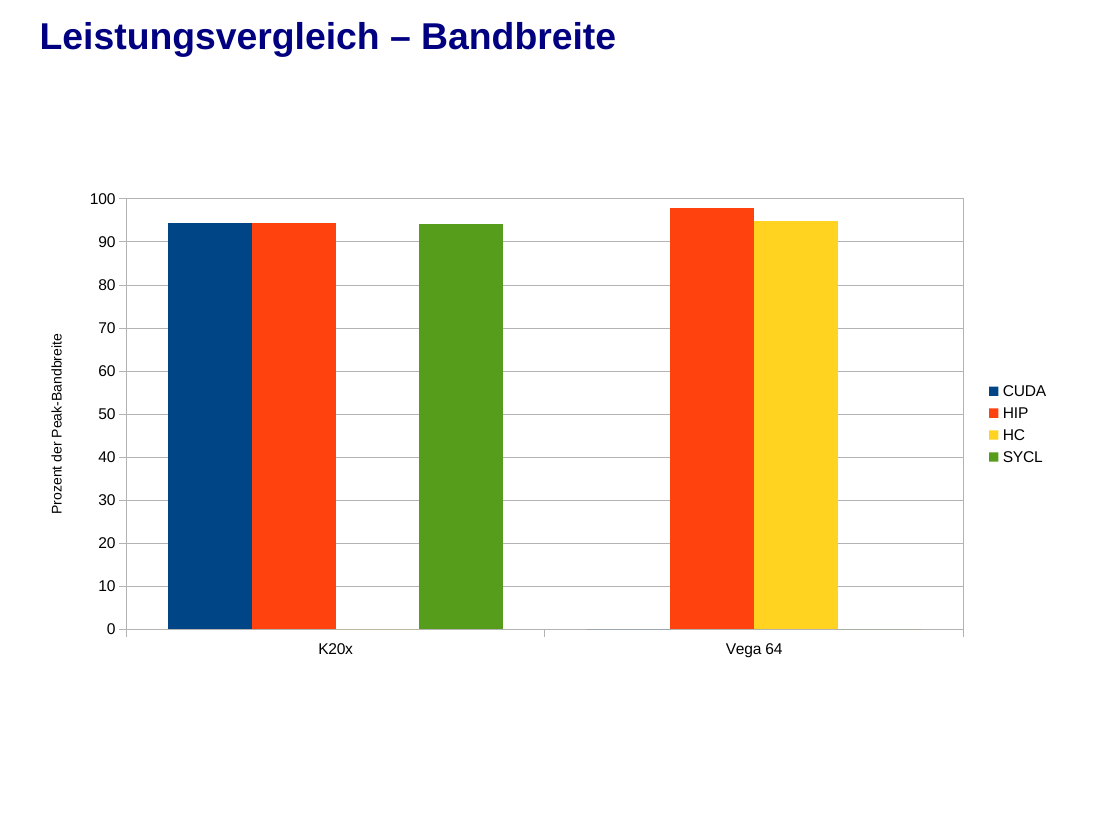
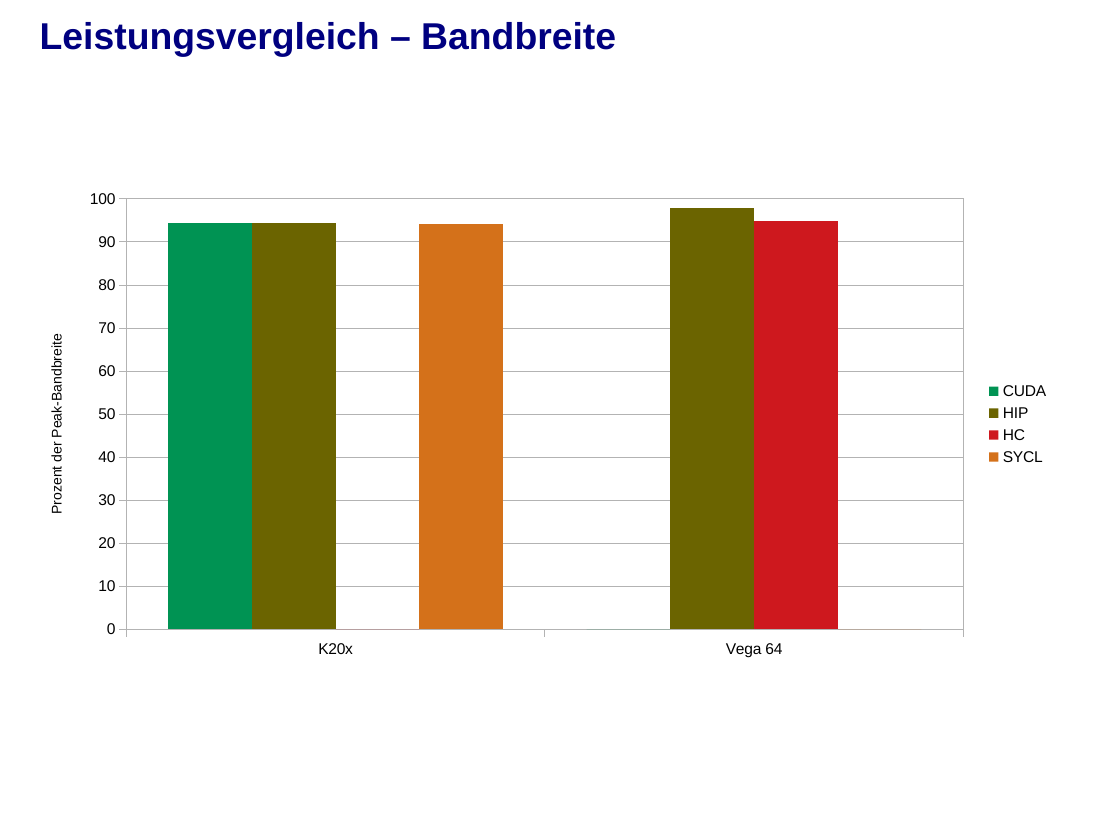
Before and after one commit to j-stephan/fpg, a slide deck: slide 42 of presentation/presentation.odp. Drawn at 1120x840 pixels with LibreOffice and Linux fonts; fonts in the diff are those of the drawing; background and template pictures are left out. Boxes give left, top, right and bottom in pixels: in the first picture for what was removed or moved away, otherwise in the second. Text is boxed around its words. In the diff, an @@ line names an element or a change of style, - is before the commit and + after.

```diff
--- a/presentation/presentation.odp
+++ b/presentation/presentation.odp
@@ column chart at bbox=[25, 180, 1061, 668] @@
@@ colour of CUDA #004586 to #009353 @@
@@ colour of HIP #FF420E to #6B6400 @@
@@ colour of HC #FFD320 to #CE181E @@
@@ colour of SYCL #579D1C to #D4711A @@
```
Also in this commit, not shown: 6 other slides changed, 1 slide added, 1 other file.
